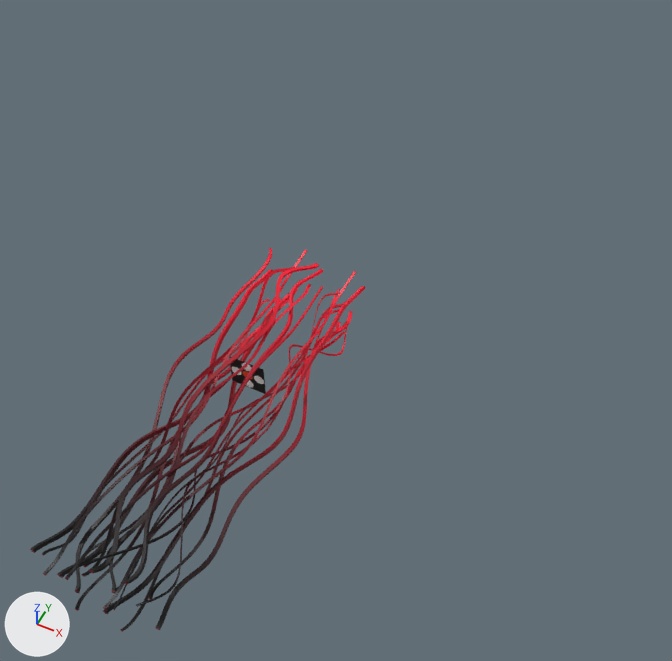
A saved change to the FBX model Data/DemoTest/Snake/snake.fbx.
Both versions are drawn from a camera (50 mm lens) standing at (24.1, -14.9, 51.2) and looking at (4.5, 24.3, 2.1). The axes (+X, +Y, +Z) are drawn at lower left. The lights are the same throughout. Where no turn or scale is listed for an object, it has been applied to the vertices.

The scene before the commit, as lines of its bpy script (objects in view):
```python
me_strip22 = bpy.data.meshes.new('strip22')
me_strip22.from_pydata(...)  # 196 vertices, 194 faces; spans x -1.7..2.1, y -14.4..14.4, z -1.4..1.8
me_strip22.materials.append(mat_lambert3)  # picture img_fade_tga
me_strip23 = bpy.data.meshes.new('strip23')
me_strip23.from_pydata(...)  # 196 vertices, 194 faces; spans x -1.2..2.5, y -13.3..13.3, z -1.0..1.7
me_strip23.materials.append(mat_lambert3)  # picture img_fade_tga
me_strip25 = bpy.data.meshes.new('strip25')
me_strip25.from_pydata(...)  # 196 vertices, 194 faces; spans x -0.7..2.1, y -13.3..13.3, z -1.4..2.1
me_strip25.materials.append(mat_lambert3)  # picture img_fade_tga
ob_strip22 = bpy.data.objects.new('strip22', me_strip22)
ob_strip22.location = (2.75, 14.99, 0.56)
ob_strip23 = bpy.data.objects.new('strip23', me_strip23)
ob_strip23.location = (-3.91, 14.99, 0.56)
ob_strip25 = bpy.data.objects.new('strip25', me_strip25)
ob_strip25.location = (3.79, 14.99, -1.34)
# also in view: 'strip26' at (1.2, 15.6, 1.4); 'strip34' at (-0.6, 15.6, 1.8); 'strip24' at (-1.7, 15.0, -1.0); 'strip33' at (-3.4, 16.9, -0.8); 'strip18' at (0.7, 13.7, 1.8)
```
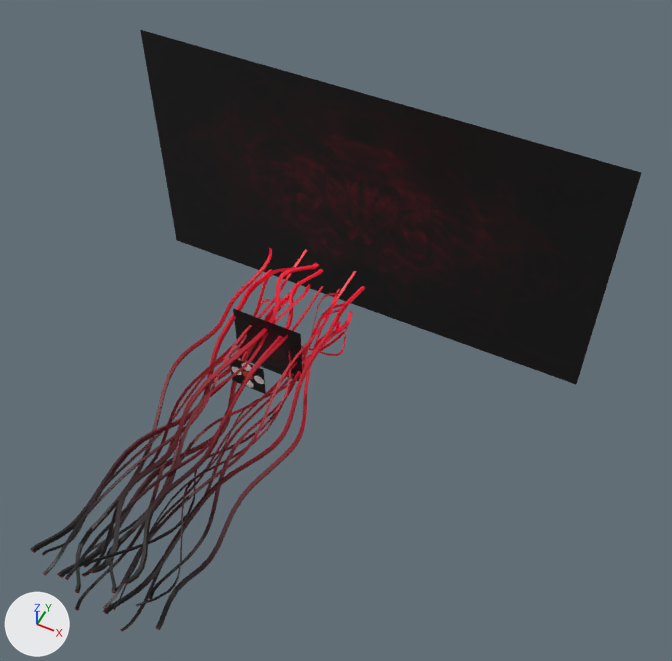
Where the change shows, as pixel boxes [x1, y1, x2, y2] in the pictures (672 x 661 px):
'back', added (black): after [140, 30, 641, 384]
'addtbllogo2', added: after [233, 309, 302, 381]

The edits, one by one:
Picture 'back2.tga' (img_back2_tga) is new.
Picture 'back.tga' (img_back_tga) is new.
Material 'lambert4' (mat_lambert4) is new.
Its texture is img_back2_tga.
Material 'lambert5' (mat_lambert5) is new.
Its texture is img_back_tga.
Mesh me_addtbllogo2 is new.
It has 4 vertices, 1 face and spans x -2.73..2.73, y 0.0, z -2.73..2.73.
It uses material mat_lambert4 (picture img_back2_tga).
Mesh me_back is new.
It has 4 vertices, 1 face and spans x -20.3..20.3, y 0.0, z -11.4..11.4.
It uses material mat_lambert5 (picture img_back_tga).
Object 'addtbllogo2' (ob_addtbllogo2) is new; it shows me_addtbllogo2.
Its location is (0.0, 22.41, 0.03).
Object 'back' (ob_back) is new; it shows me_back.
Its location is (0.0, 38.77, 0.03).
